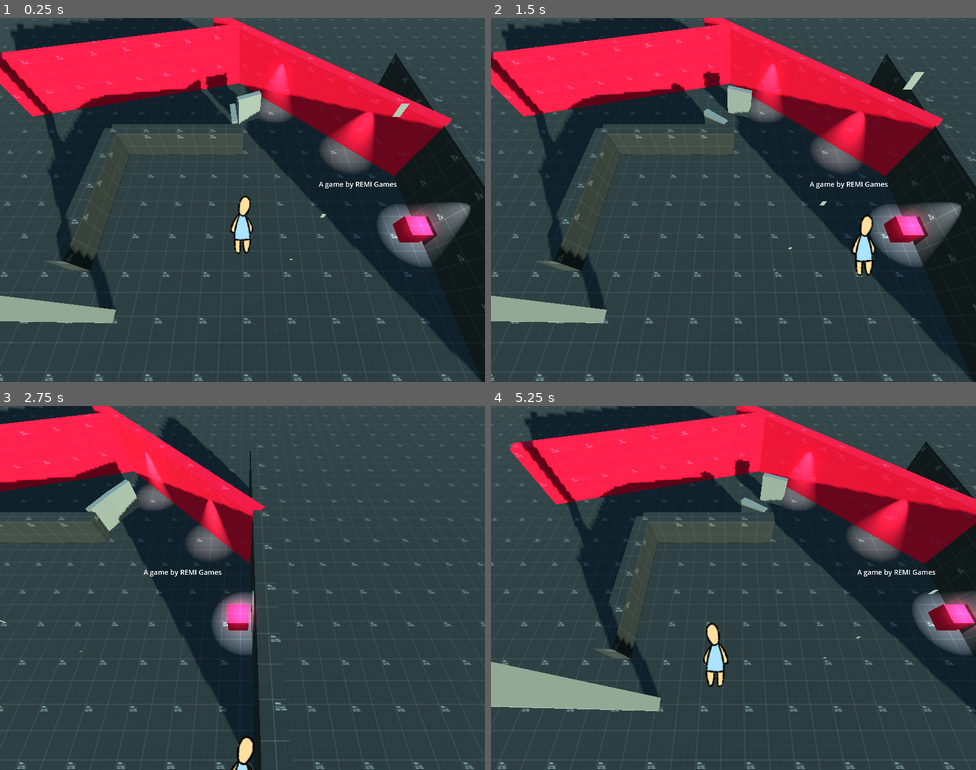
Above: before the commit, frames 1-4 (two rows, left to right).
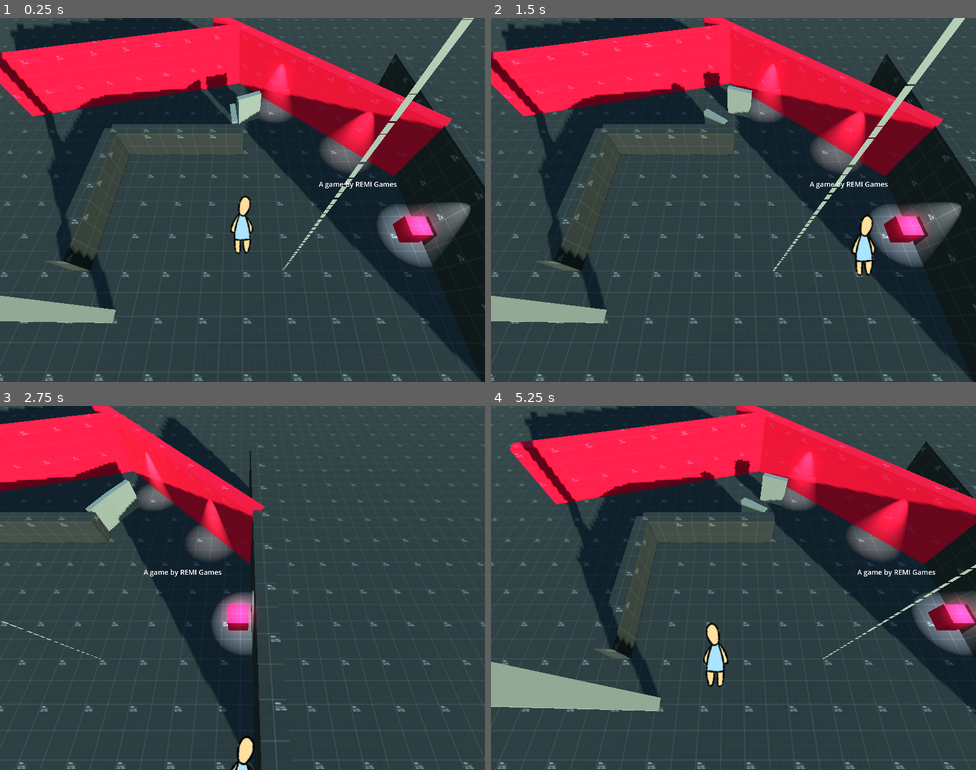
Above: after the commit, the same moments.

Repository: Rubicsoft/Project-Acacia
Game: Godot game, scene res://prototype/starter.tscn
Two runs of this game, one before a commit and one after it. Both use one fixed random seed, a clock stepped at 60 frames per second and the inputs below.
Inputs (mouse positions are in pixels of both pictures, inside the frame that each line leads up to):
- Up to frame 1 (0.25 s): no input
- Up to frame 2 (1.5 s): move the mouse to (840, 181) at 0.52 s; hold D (move_right) 0.53-1.28 s; hold Right mouse button (toggle_camera_follow) 0.53-1.28 s; move the mouse to (636, 218) at 1.27 s; hold S (move_down) from 1.28 s (still down); tap E (toggle_gate_open) at 1.35 s
- Up to frame 3 (2.75 s): move the mouse to (291, 507) at 2.02 s; release S (move_down) at 2.03 s; hold D (move_right) from 2.03 s (still down); hold Right mouse button (toggle_camera_follow) from 2.03 s (still down)
- Up to frame 4 (5.25 s): move the mouse to (709, 660) at 2.77 s; release D (move_right) at 2.78 s; release Right mouse button (toggle_camera_follow) at 2.78 s; hold W (move_up) 2.78-3.53 s; tap E (toggle_gate_open) at 2.85, 4.35 s; move the mouse to (879, 642) at 3.52 s; hold Right mouse button (toggle_camera_follow) 3.53-4.28 s; hold A (move_left) 3.53-5.03 s; move the mouse to (588, 533) at 4.27 s; move the mouse to (757, 588) at 5.02 s; hold S (move_down) from 5.03 s (still down); hold Right mouse button (toggle_camera_follow) from 5.03 s (still down)

The runs differ from the first frame. In frame 1, 0.8% of the frame differs, in the area x 58-98%, y 0-70%; in frame 2, 0.8%; in frame 3, less than 0.1%; in frame 4, 0.1%.

Commit message:
Upadting settings

Diff:
--- a/project.godot
+++ b/project.godot
@@ -13,6 +13,7 @@
 config/name="Project Acacia"
 run/main_scene="res://prototype/starter.tscn"
 config/features=PackedStringArray("4.3", "Mobile")
+boot_splash/bg_color=Color(0.103273, 0.134884, 0.161383, 1)
 config/icon="res://icon.svg"
 
 [display]
--- a/prototype/starter.tscn
+++ b/prototype/starter.tscn
@@ -193,9 +193,10 @@
 
 [node name="PauseMenu" parent="." instance=ExtResource("9_goidf")]
 
-[node name="GPUParticles3D" type="GPUParticles3D" parent="."]
+[node name="RainArea" type="GPUParticles3D" parent="."]
 transform = Transform3D(1, 0, 0, 0, 1, 0, 0, 0, 1, 1, 7, 1)
 cast_shadow = 0
+amount = 100
 lifetime = 1.5
 preprocess = 1.0
 randomness = 0.3
